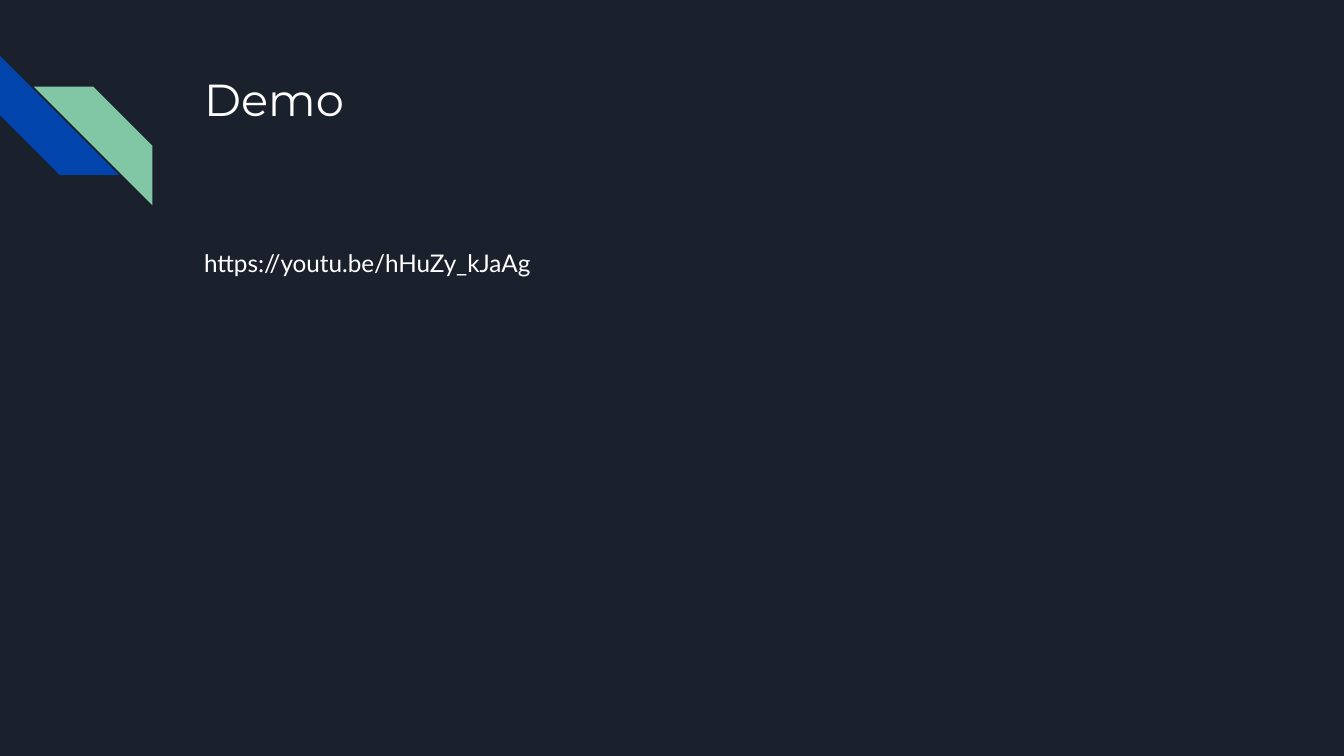
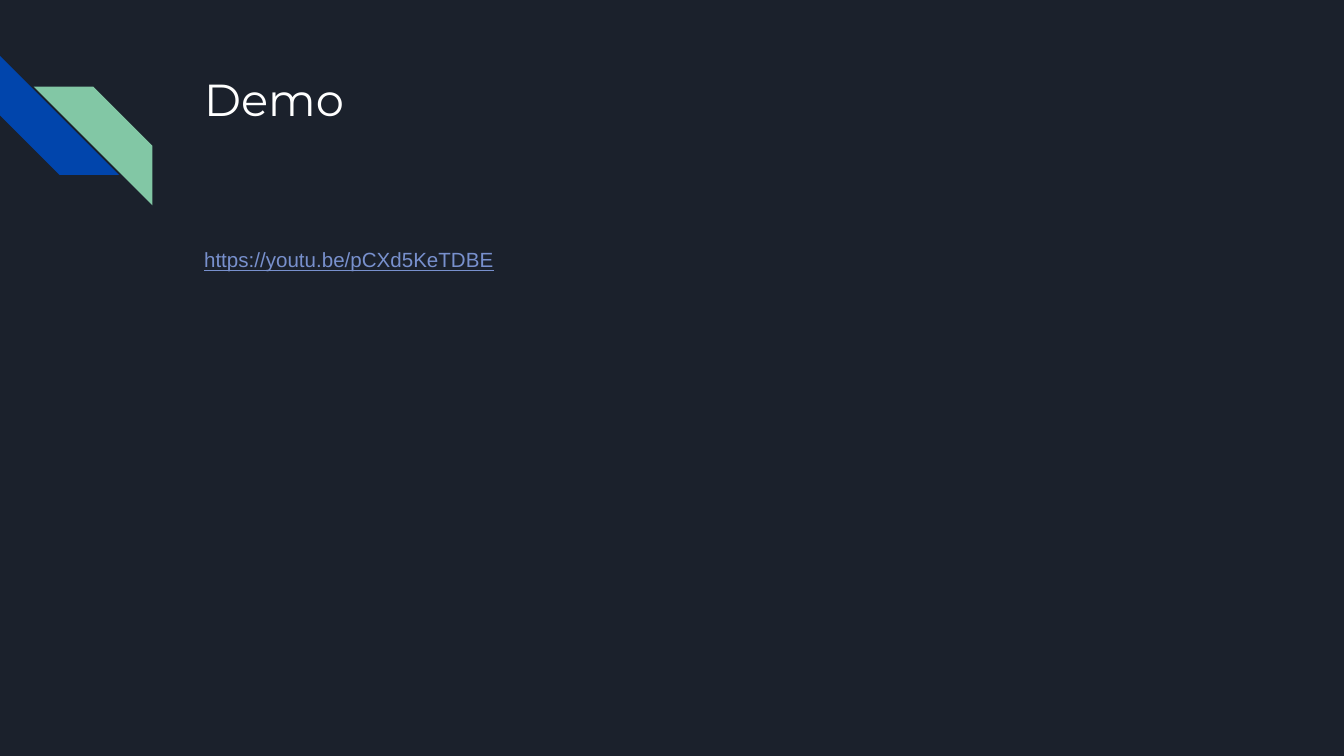
Before and after one commit to killsap/automated-multi-cycle-farming-in-space-website, a slide deck: slide 13 of docs/Milestone2Presentation.pptx (slide 12 before the commit). Drawn at 1344x756 pixels with LibreOffice and Linux fonts; fonts in the diff are those of the drawing. Boxes give left, top, right and bottom in pixels: in the first picture for what was removed or moved away, otherwise in the second. Text is boxed around its words. In the diff, an @@ line names an element or a change of style, - is before the commit and + after.

```diff
--- a/docs/Milestone2Presentation.pptx
+++ b/docs/Milestone2Presentation.pptx
@@ text at box(204, 252, 493, 272): text changed; size 13 to 11 pt; font Lato to Arial; text colour #FFFFFF to #7890CD @@
-https://youtu.be/hHuZy_kJaAg
+https://youtu.be/pCXd5KeTDBE
```
Also in this commit, not shown: 9 other slides changed, 4 slides added, 2 slides removed.
